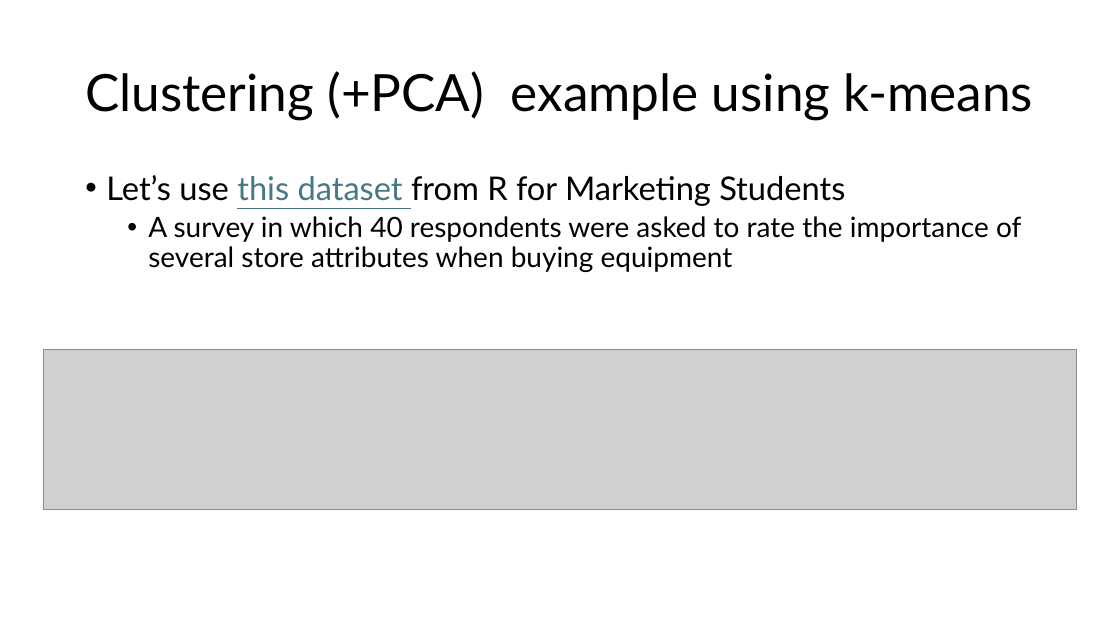
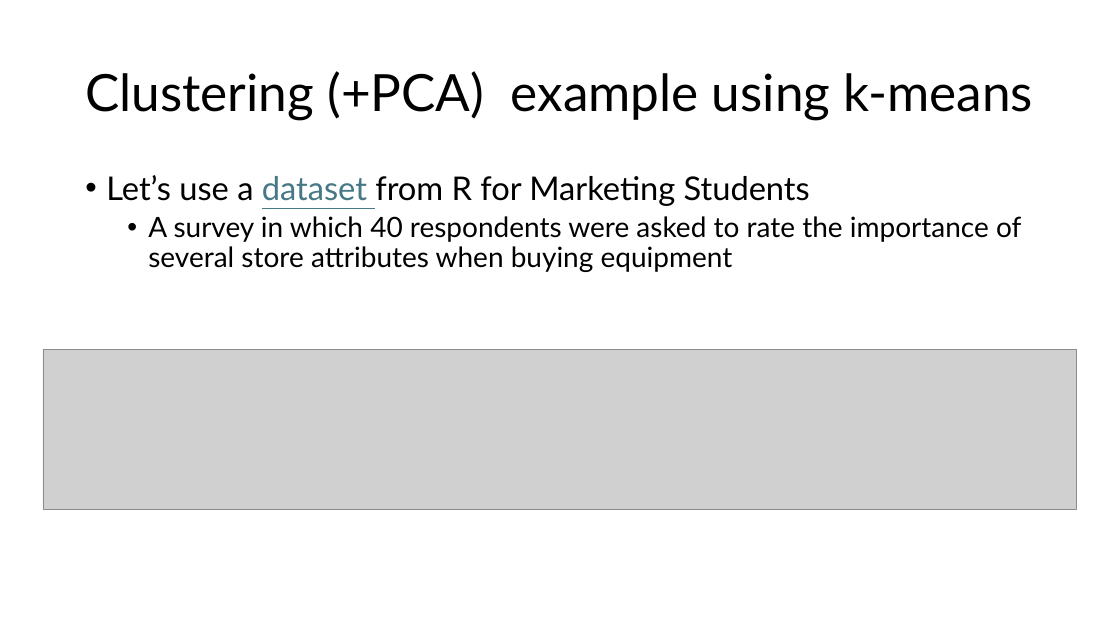
Before and after one commit to dadepro/mkt566, a slide deck: slide 14 of w5/w5-1-clustering.pptx. Drawn at 1120x630 pixels with LibreOffice and Linux fonts; fonts in the diff are those of the drawing; grey boxes stand for pictures. Boxes give left, top, right and bottom in pixels: in the first picture for what was removed or moved away, otherwise in the second. Text is boxed around its words. In the diff, an @@ line names an element or a change of style, - is before the commit and + after.

```diff
--- a/w5/w5-1-clustering.pptx
+++ b/w5/w5-1-clustering.pptx
@@ text at (x1=106, y1=175, x2=810, y2=206): text changed @@
-• Let’s use this dataset from R for Marketing Students
+• Let’s use a dataset from R for Marketing Students
```
Also in this commit, not shown: 2 other slides changed, 3 other files.
